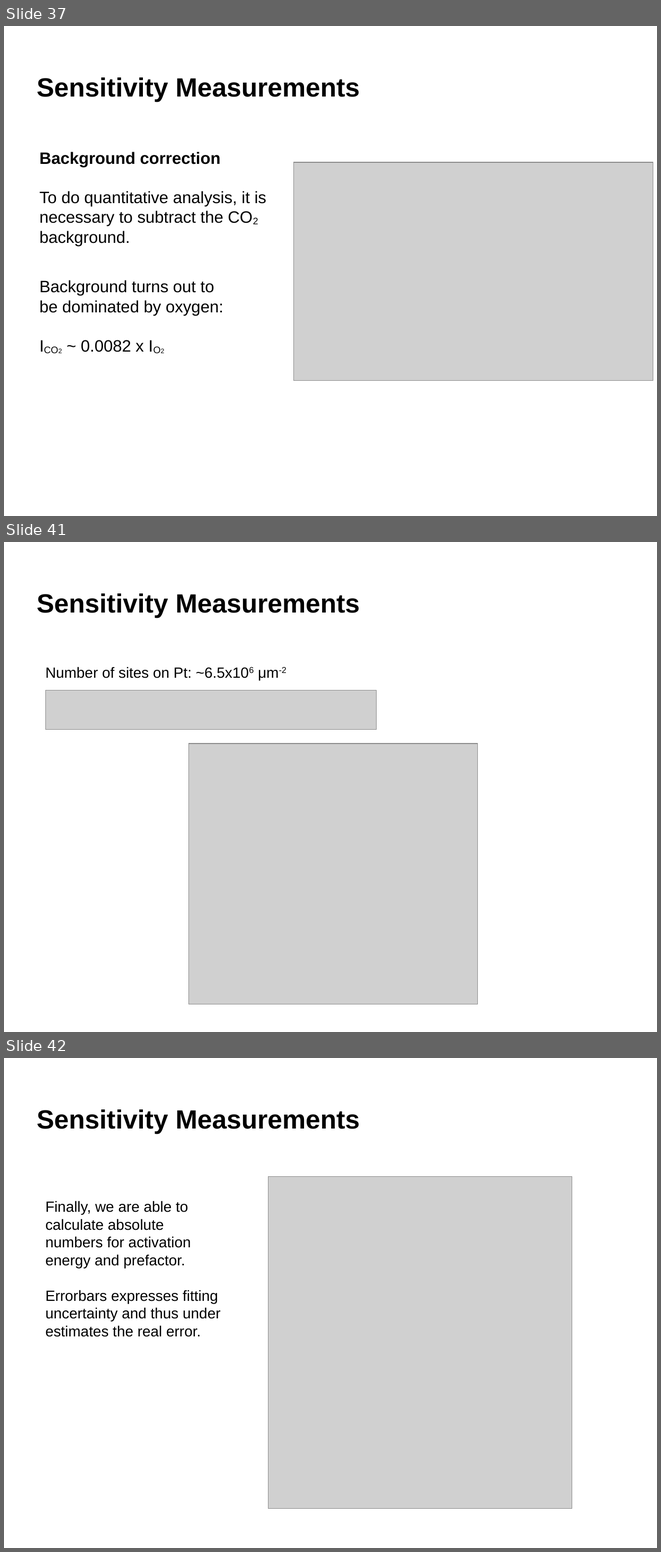
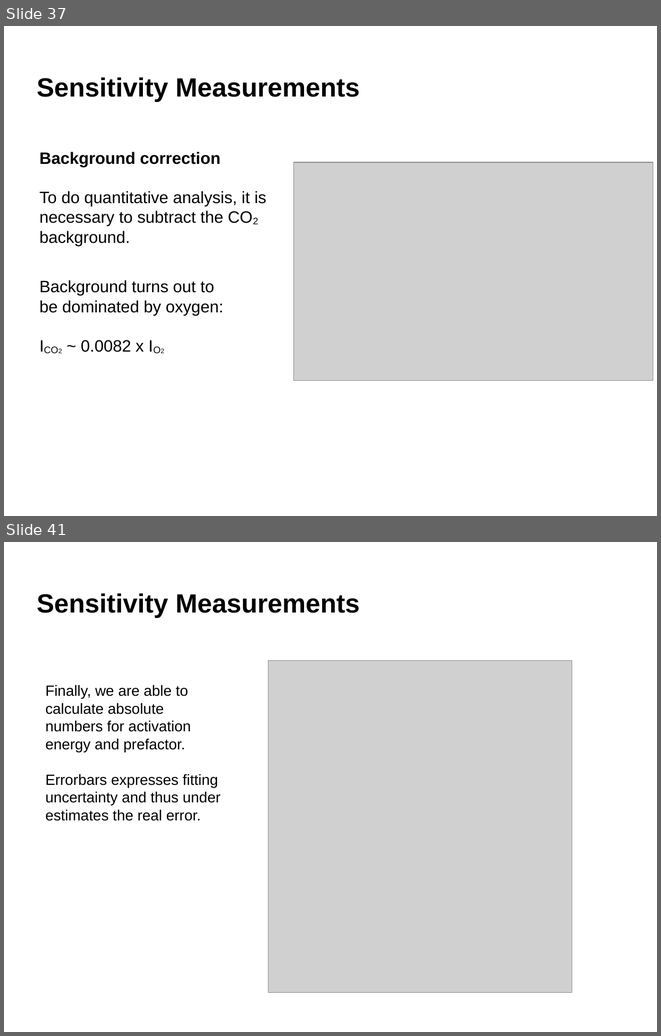
Before and after one commit to robertjensen/Thesis, a slide deck: defence/presentaation.odp. Shown one above the other, each under a label of ours: slides 37, 41 and 42 before the commit, slides 37 and 41 after it; the slides between them are not shown. The pictures are 661x1552 and 661x1036 pixels, drawn with LibreOffice and Linux fonts; fonts in the diff are those of the drawing; grey boxes stand for pictures; background and template pictures are left out. Boxes give left, top, right and bottom in pixels: in the first picture for what was removed or moved away, otherwise in the second. Text is boxed around its words. In the diff, an @@ line names an element or a change of style, - is before the commit and + after.

```diff
--- a/defence/presentaation.odp
+++ b/defence/presentaation.odp
@@ slide 41 removed at [4, 542, 657, 1032], background #FFFFFF @@
@@ title removed at [37, 593, 360, 618] @@
-Sensitivity Measurements
@@ text removed at [45, 667, 286, 681] @@
-Number of sites on Pt: ~6.5x106 μm-2
@@ picture removed at [45, 690, 377, 729] @@
@@ picture removed at [189, 743, 478, 1004] @@
@@ what was slide 42 is now slide 41 @@
```
Also in this commit, not shown: 4 slides changed, 1 slide added, 1 other slide removed.
